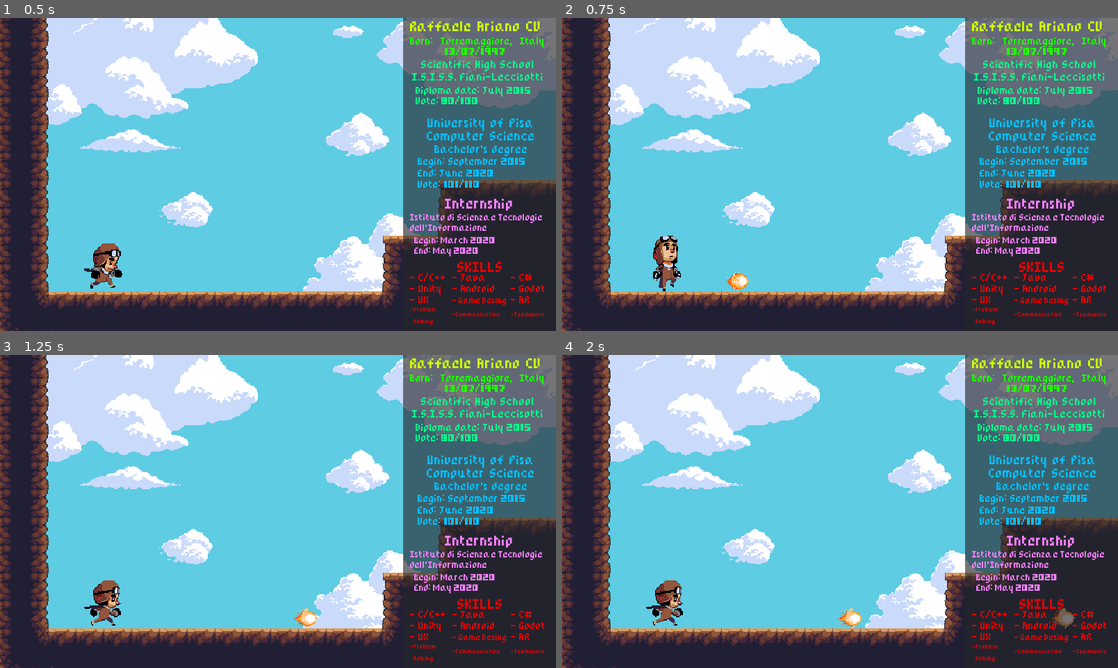
Above: before the commit, frames 1-4 (two rows, left to right).
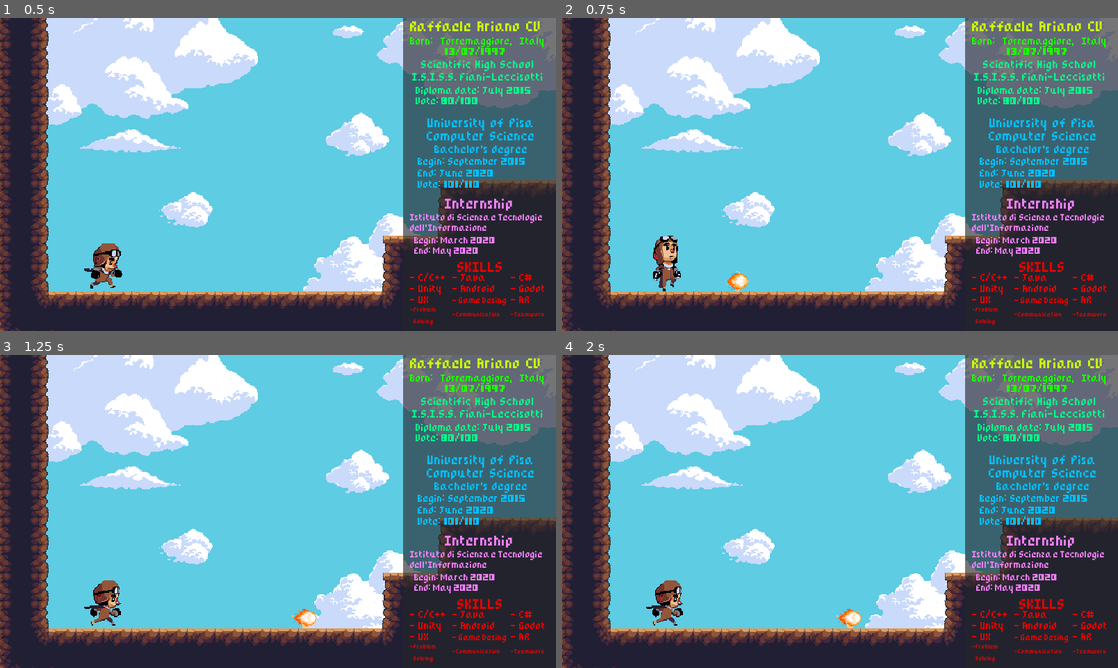
Above: after the commit, the same moments.

Repository: batraffo/cv_godot
Game: Godot game, scene res://World.tscn
The game is run twice, just before and just after one commit, with the same random seed, the same clock (stepped at 60 frames per second) and the same inputs.
Inputs:
- Up to frame 1 (0.5 s): no input
- Up to frame 2 (0.75 s): tap Enter at 0.5 s; hold Right (ui_right) from 0.53 s (still down); hold Space (hadoken) from 0.53 s (still down)
- Up to frame 3 (1.25 s): keep holding Right (ui_right); keep holding Space (hadoken); tap Up (ui_up) at 0.77 s
- Up to frame 4 (2 s): keep holding Right (ui_right); release Space (hadoken) at 1.28 s; tap Space (hadoken) at 1.35 s; tap Up (ui_up) at 1.52 s

Frame 1 is identical in both runs. In frame 2, less than 0.1% of the frame differs, in the area x 29-34%, y 80-88%; in frame 3, 0.1%; in frame 4, 0.3%, in the area x 49-93%, y 80-88%.

Commit message:
quick fix
i need to go to bed
things to do:
scrivo in italiano che non c'ho sbatti
non far uscire il proiettile se sto in faccia a un muro
cambiare suono al proiettile
riuscire a far partire l'animazione di un singolo frame quando sparo un hadoken ciao

Diff:
--- a/characters/Player.gd
+++ b/characters/Player.gd
@@ -17,7 +17,7 @@
 	var sprite = get_node("Sprite")
 	sprite.connect("animation_finished",self,"_on_Sprite_animation_finished")
 
-func _physics_process(delta):
+func _physics_process(_delta):
 	if(animation_finished):
 		motion.y+=GRAVITY
 		var friction = false
--- a/characters/Player.tscn
+++ b/characters/Player.tscn
@@ -271,7 +271,9 @@
 "values": [ Color( 1, 1, 1, 0 ), Color( 1, 1, 1, 1 ), Color( 1, 1, 1, 0 ), Color( 1, 1, 1, 1 ), Color( 1, 1, 1, 0 ), Color( 1, 1, 1, 1 ), Color( 1, 1, 1, 0 ), Color( 1, 1, 1, 1 ), Color( 1, 1, 1, 0 ), Color( 1, 1, 1, 1 ) ]
 }
 
-[node name="Player" type="KinematicBody2D"]
+[node name="Player" type="KinematicBody2D" groups=[
+"player",
+]]
 script = ExtResource( 13 )
 
 [node name="Sprite" type="AnimatedSprite" parent="."]
--- a/objects/Hadoken.gd
+++ b/objects/Hadoken.gd
@@ -7,11 +7,12 @@
 	position += transform.x * speed * delta
 
 
-func _on_VisibilityNotifier2D_viewport_exited(viewport):
-	print("goodbye")
+func _on_VisibilityNotifier2D_viewport_exited(_viewport):
 	queue_free()
 
 
-func _on_Hadoken_body_shape_entered(body_id, body, body_shape, area_shape):
+func _on_Hadoken_body_shape_entered(_body_id, body, _body_shape, _area_shape):
 	if (!self.is_queued_for_deletion() && body.is_in_group("baddies")):
 		print ("body.call_deferred(nameofafunction)")
+	if (!body.is_in_group("player")):
+		queue_free()
--- a/objects/Hadoken.tscn
+++ b/objects/Hadoken.tscn
@@ -29,16 +29,18 @@
 } ]
 
 [sub_resource type="CircleShape2D" id=6]
-radius = 15.1419
+radius = 11.0
 
 [node name="Hadoken" type="Area2D"]
 script = ExtResource( 2 )
 
 [node name="Sprite" type="AnimatedSprite" parent="."]
 frames = SubResource( 5 )
+frame = 2
 playing = true
 
 [node name="CollisionShape2D" type="CollisionShape2D" parent="."]
+position = Vector2( 5, 0 )
 shape = SubResource( 6 )
 
 [node name="VisibilityNotifier2D" type="VisibilityNotifier2D" parent="."]
